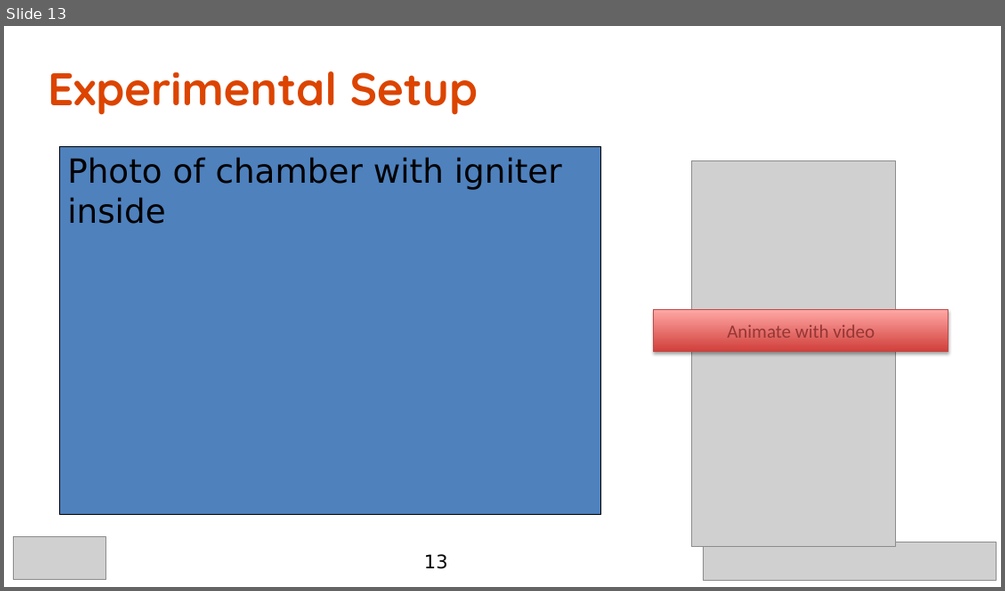
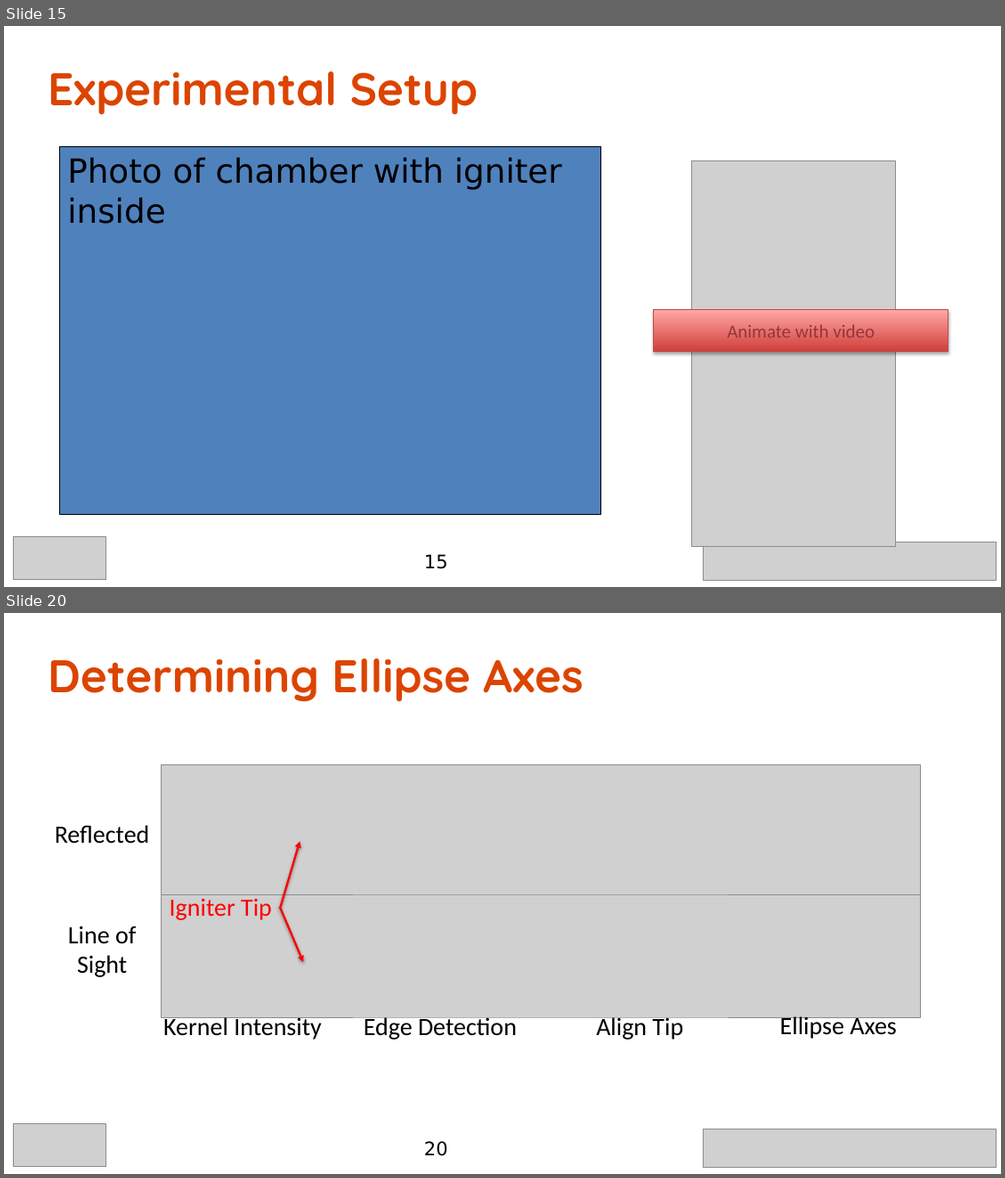
Before and after one commit to caplanda/Spark-Kernels-SciTech-Presentation, a slide deck: Spark Kernels v2.pptx. Shown one above the other, each under a label of ours: slide 13 before the commit, slides 15 and 20 after it; the slides between them are not shown. The pictures are 1005x591 and 1005x1178 pixels, drawn with LibreOffice and Linux fonts; fonts in the diff are those of the drawing; grey boxes stand for pictures; background and template pictures are left out. Boxes give left, top, right and bottom in pixels: in the first picture for what was removed or moved away, otherwise in the second. Text is boxed around its words. In the diff, an @@ line names an element or a change of style, - is before the commit and + after.

```diff
--- a/Spark Kernels v2.pptx
+++ b/Spark Kernels v2.pptx
@@ slide 20 added at (4, 613, 1001, 1174), background #FFFFFF @@
@@ title added at (48, 658, 582, 702), 44 pt, text #DC4400, bold @@
+Determining Ellipse Axes
@@ picture added at (161, 765, 920, 894) @@
@@ text added at (55, 825, 150, 844), 24 pt, text #000000 @@
+Reflected
@@ arrow added from (281, 907) to (299, 841), #FF0000 2 pt @@
@@ picture added at (161, 881, 920, 1018) @@
@@ text added at (170, 898, 272, 920), 24 pt, text #FF0000 @@
+Igniter Tip
@@ text added at (68, 925, 136, 977), 24 pt, text #000000 @@
+Line of Sight
@@ arrow added from (280, 907) to (303, 962), #FF0000 2 pt @@
@@ group added at (163, 1013, 896, 1039): 4 texts @@
+Kernel Intensity
+Edge Detection
+Ellipse Axes
+Align Tip
@@ picture added at (14, 1124, 106, 1167) @@
@@ page number added at (424, 1141, 448, 1156), 18 pt, text #000000 @@
+20
@@ picture added at (703, 1129, 995, 1167) @@
@@ what was slide 13 is now slide 15 @@
@@ page number at (424, 554, 448, 569): text changed @@
-13
+15
```
Also in this commit, not shown: 8 slides changed, 18 other slides added, 1 slide removed, 2 other files.
